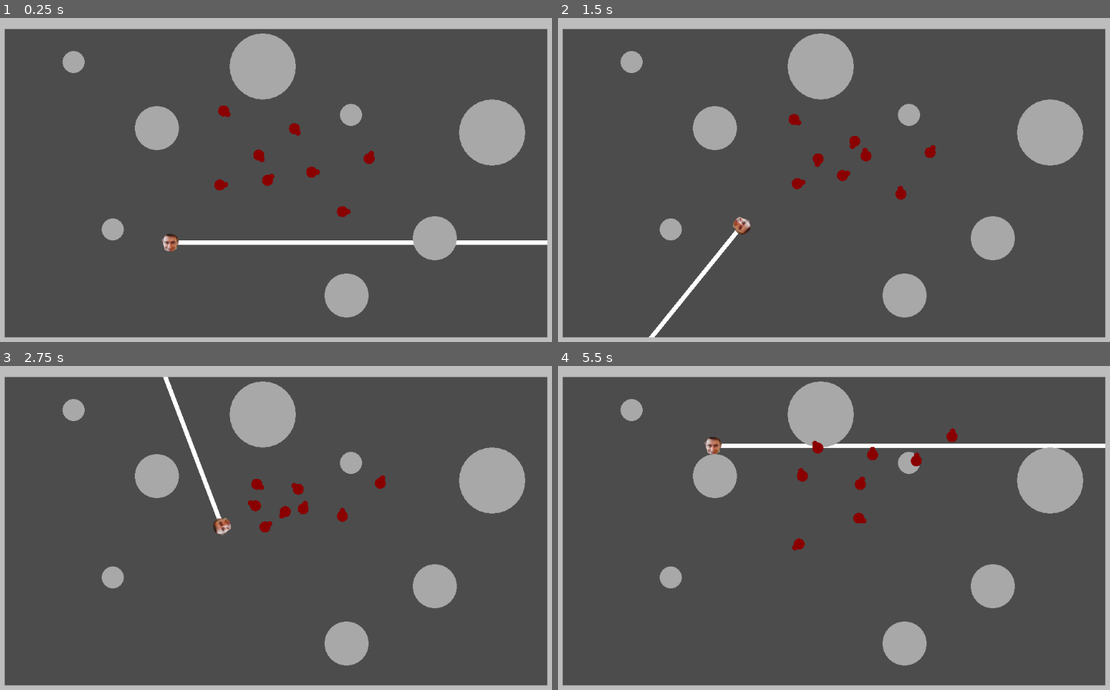
Above: before the commit, frames 1-4 (two rows, left to right).
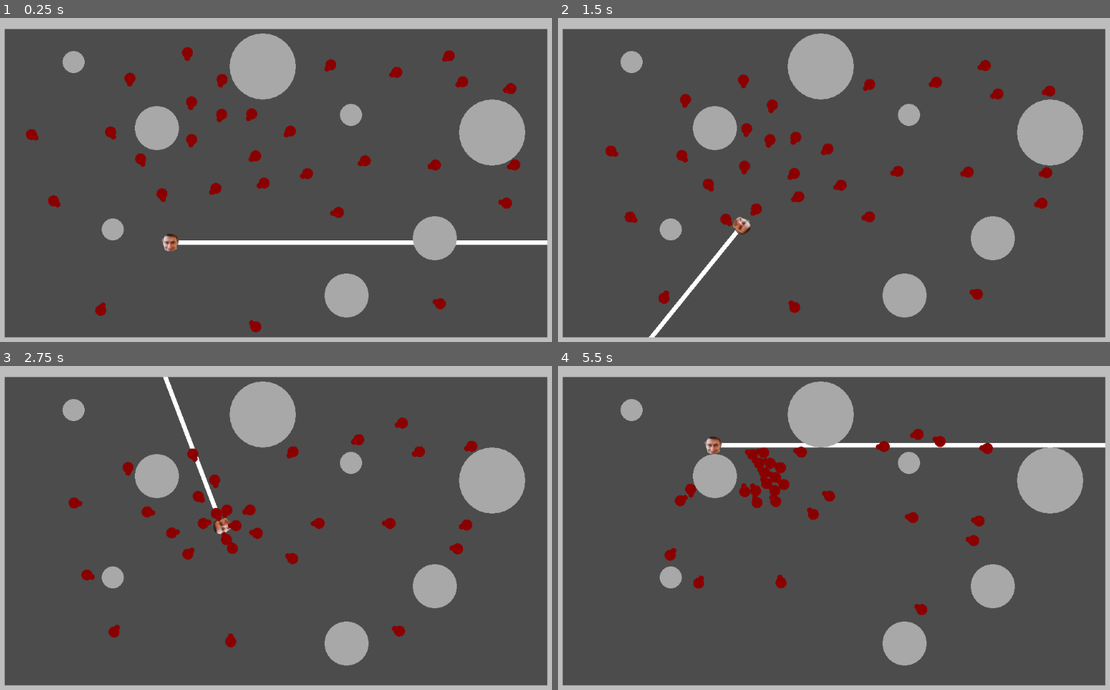
Above: after the commit, the same moments.

Repository: Nabiz/ZombieGameAI
Game: Godot game, scene res://Main.tscn
The game is run twice, just before and just after one commit, with the same random seed, the same clock (stepped at 60 frames per second) and the same inputs.
Inputs:
- Up to frame 1 (0.25 s): no input
- Up to frame 2 (1.5 s): hold Right (ui_right) 0.53-1.28 s; hold Down (ui_down) from 1.28 s (still down)
- Up to frame 3 (2.75 s): release Down (ui_down) at 2.03 s; hold Right (ui_right) from 2.03 s (still down)
- Up to frame 4 (5.5 s): release Right (ui_right) at 2.78 s; hold Up (ui_up) 2.78-3.53 s; hold Left (ui_left) 3.53-5.03 s; hold Down (ui_down) from 5.03 s (still down)

The runs differ from the first frame. In frame 1, 1.9% of the frame differs, in the area x 4-95%, y 8-98%; in frame 2, 2.4%; in frame 3, 2.3%; in frame 4, 2.7%, in the area x 19-100%, y 19-77%.

Commit message:
add colisions

Diff:
--- /dev/null
+++ b/ZombieGame/Main.gd
@@ -0,0 +1,23 @@
+extends Node2D
+
+var container_of_entities = []
+var movable_entities = []
+
+func _ready():
+	container_of_entities += Utils.zombies + Utils.obstacles
+	container_of_entities.append(Utils.player)
+	movable_entities += Utils.zombies
+	movable_entities.append(Utils.player)
+
+func _physics_process(delta):
+	for entity in movable_entities:
+		enforce_non_penetration_constraint(entity)
+
+func enforce_non_penetration_constraint(entity):
+	for current_entity in container_of_entities:
+		if entity != current_entity:
+			var to_entity: Vector2 = entity.position - current_entity.position
+			var dist_from_each_oder: float = to_entity.length()
+			var amout_of_overlap = entity.radius + current_entity.radius - dist_from_each_oder
+			if amout_of_overlap >= 0:
+				entity.position += (to_entity/dist_from_each_oder) * amout_of_overlap
--- a/ZombieGame/Main.tscn
+++ b/ZombieGame/Main.tscn
@@ -1,11 +1,13 @@
-[gd_scene load_steps=5 format=2]
+[gd_scene load_steps=6 format=2]
 
 [ext_resource path="res://Obstacle.tscn" type="PackedScene" id=1]
 [ext_resource path="res://Zombie.tscn" type="PackedScene" id=2]
 [ext_resource path="res://Wall.gd" type="Script" id=3]
 [ext_resource path="res://Player.tscn" type="PackedScene" id=4]
+[ext_resource path="res://Main.gd" type="Script" id=5]
 
 [node name="Main" type="Node2D"]
+script = ExtResource( 5 )
 
 [node name="WallN" type="Node2D" parent="." groups=[
 "Wall",
@@ -92,5 +94,71 @@
 [node name="Zombie8" parent="." instance=ExtResource( 2 )]
 position = Vector2( 416, 168 )
 
+[node name="Zombie9" parent="." instance=ExtResource( 2 )]
+position = Vector2( 64, 208 )
+
+[node name="Zombie10" parent="." instance=ExtResource( 2 )]
+position = Vector2( 192, 536 )
+
+[node name="Zombie11" parent="." instance=ExtResource( 2 )]
+position = Vector2( 480, 568 )
+
+[node name="Zombie12" parent="." instance=ExtResource( 2 )]
+position = Vector2( 816, 520 )
+
+[node name="Zombie13" parent="." instance=ExtResource( 2 )]
+position = Vector2( 952, 264 )
+
+[node name="Zombie14" parent="." instance=ExtResource( 2 )]
+position = Vector2( 832, 64 )
+
+[node name="Zombie15" parent="." instance=ExtResource( 2 )]
+position = Vector2( 944, 128 )
+
+[node name="Zombie16" parent="." instance=ExtResource( 2 )]
+position = Vector2( 936, 336 )
+
+[node name="Zombie17" parent="." instance=ExtResource( 2 )]
+position = Vector2( 104, 328 )
+
+[node name="Zombie18" parent="." instance=ExtResource( 2 )]
+position = Vector2( 304, 312 )
+
+[node name="Zombie19" parent="." instance=ExtResource( 2 )]
+position = Vector2( 856, 112 )
+
+[node name="Zombie20" parent="." instance=ExtResource( 2 )]
+position = Vector2( 808, 264 )
+
+[node name="Zombie21" parent="." instance=ExtResource( 2 )]
+position = Vector2( 736, 96 )
+
+[node name="Zombie22" parent="." instance=ExtResource( 2 )]
+position = Vector2( 352, 56 )
+
+[node name="Zombie23" parent="." instance=ExtResource( 2 )]
+position = Vector2( 616, 80 )
+
+[node name="Zombie24" parent="." instance=ExtResource( 2 )]
+position = Vector2( 264, 248 )
+
+[node name="Zombie25" parent="." instance=ExtResource( 2 )]
+position = Vector2( 208, 200 )
+
+[node name="Zombie26" parent="." instance=ExtResource( 2 )]
+position = Vector2( 248, 104 )
+
+[node name="Zombie27" parent="." instance=ExtResource( 2 )]
+position = Vector2( 472, 168 )
+
+[node name="Zombie28" parent="." instance=ExtResource( 2 )]
+position = Vector2( 360, 216 )
+
+[node name="Zombie29" parent="." instance=ExtResource( 2 )]
+position = Vector2( 416, 104 )
+
+[node name="Zombie30" parent="." instance=ExtResource( 2 )]
+position = Vector2( 360, 144 )
+
 [node name="Player" parent="." instance=ExtResource( 4 )]
 position = Vector2( 320, 408 )
--- a/ZombieGame/SteeringBehaviors.gd
+++ b/ZombieGame/SteeringBehaviors.gd
@@ -29,7 +29,7 @@
 	#var player = zombie.get_parent().get_node("Player")
 	zombie.tag_neighbors(100)
 	#return wander() #+ 100 * aligment()#hide(Utils.player, all_obstacles)
-	return wander() + 0.25*cohesion() + 5*separation() + 2*aligment()
+	return 10*seek(Utils.player.position) + wander() + 0.25*cohesion() + 5*separation() + 2*aligment() + 10*wall_avoidance(Utils.walls) + 5*obstacle_avoidance(Utils.obstacles)
 
 #SEEK
 func seek(target_position: Vector2) -> Vector2:
